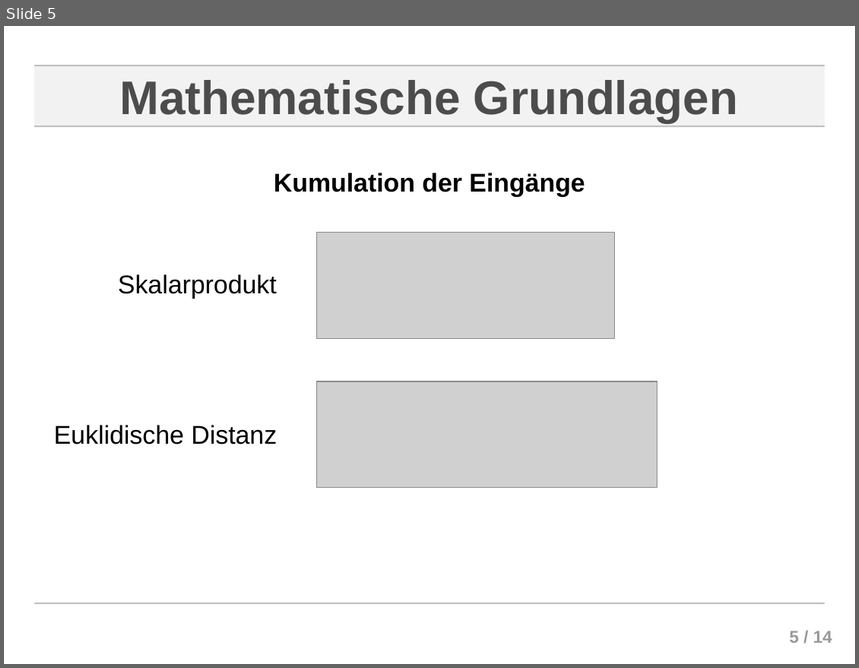
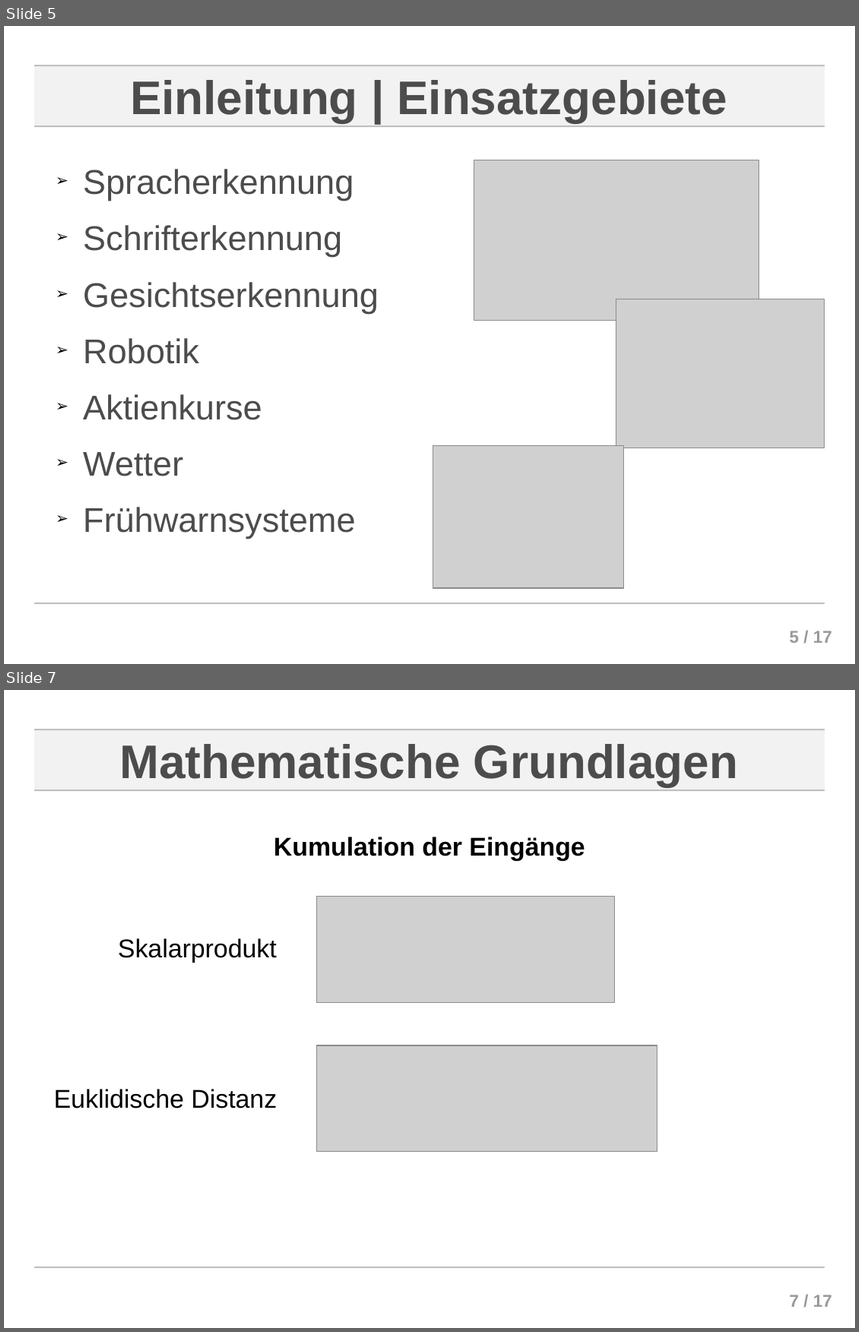
Before and after one commit to ChornHulio/Neuronale-Netze-Seminar, a slide deck: presentation/presentation.odp. Shown one above the other, each under a label of ours: slide 5 before the commit, slides 5 and 7 after it; the slides between them are not shown. The pictures are 859x668 and 859x1332 pixels, drawn with LibreOffice and Linux fonts; fonts in the diff are those of the drawing; grey boxes stand for pictures; background and template pictures are left out. Boxes give left, top, right and bottom in pixels: in the first picture for what was removed or moved away, otherwise in the second. Text is boxed around its words. In the diff, an @@ line names an element or a change of style, - is before the commit and + after.

```diff
--- a/presentation/presentation.odp
+++ b/presentation/presentation.odp
@@ slide 5 added at <box>4,26,855,664</box>, background #FFFFFF; not listed: 5 template elements that a slide beside it also shows @@
@@ title added at <box>130,80,728,123</box>, 44 pt, text #4C4C4C, bold @@
+Einleitung | Einsatzgebiete
@@ picture added at <box>474,160,759,320</box> @@
@@ text added at <box>83,169,379,539</box>, 32 pt, text #4C4C4C @@
+➢ Spracherkennung
+➢ Schrifterkennung
+➢ Gesichtserkennung
+➢ Robotik
+➢ Aktienkurse
+➢ Wetter
+➢ Frühwarnsysteme
@@ picture added at <box>617,300,825,448</box> @@
@@ picture added at <box>433,446,625,589</box> @@
@@ what was slide 5 is now slide 7 @@
@@ page number at <box>790,1295,832,1307</box>: text changed @@
-5 / 14
+7 / 17
```
Also in this commit, not shown: 2 slides changed, 4 other slides added, 2 slides removed, 7 other files.
